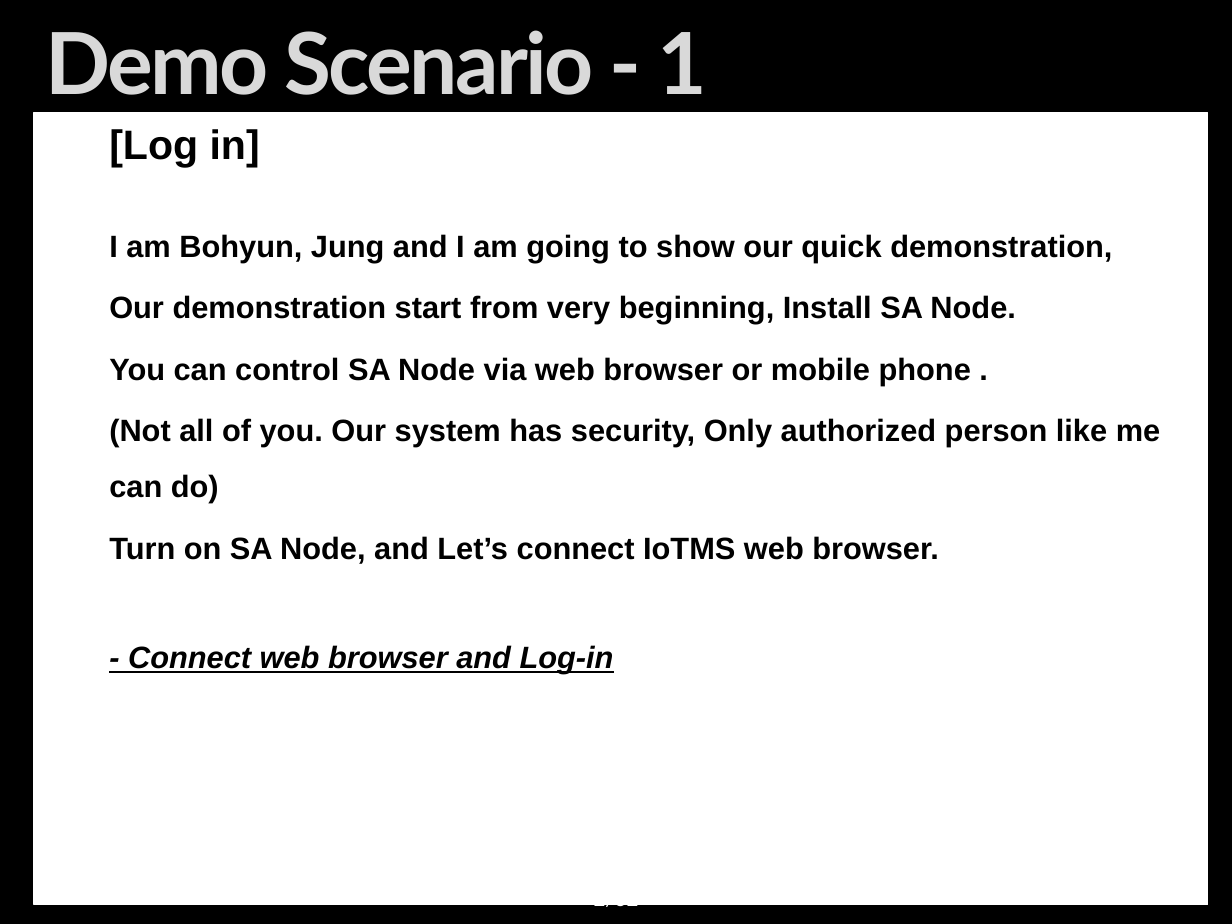
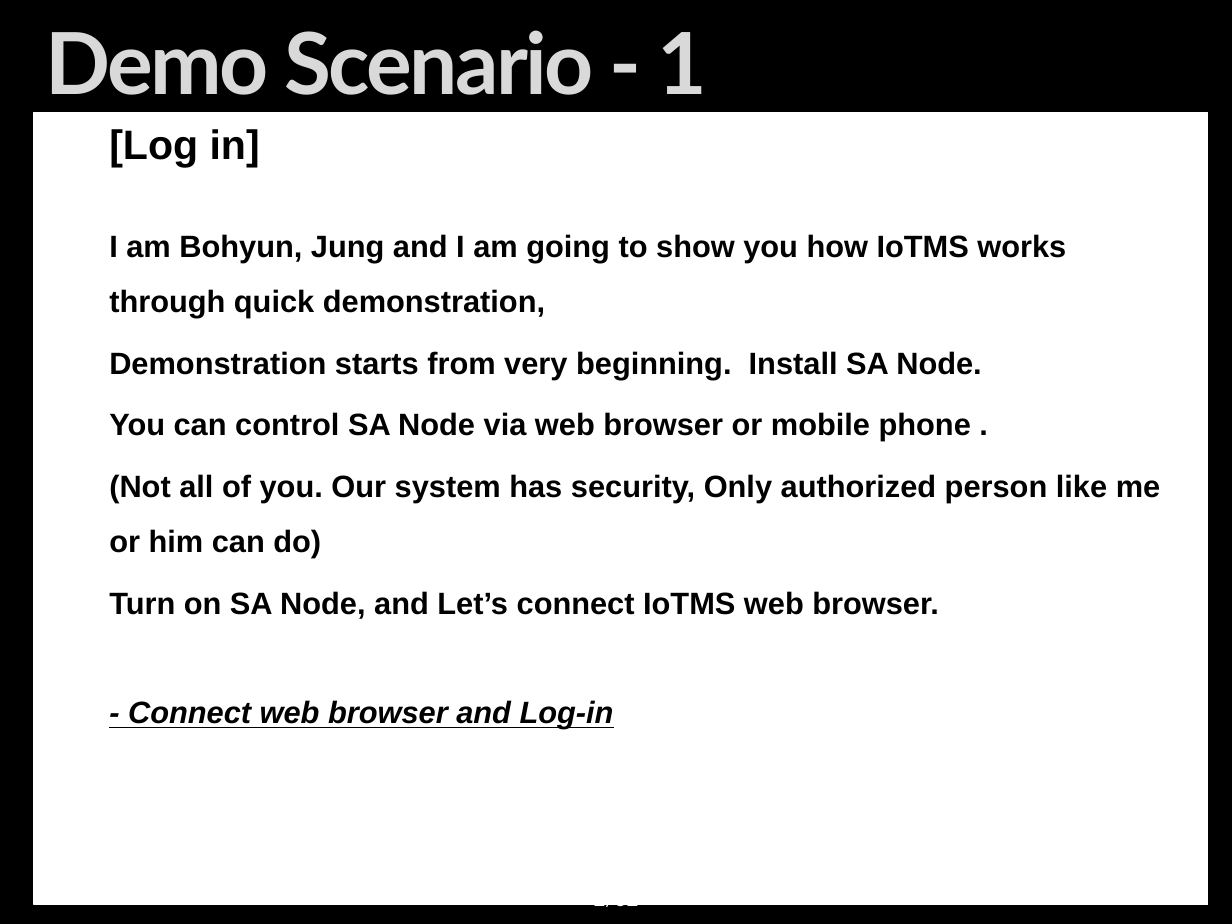
Before and after one commit to youkkwon/smarthome, a slide deck: slide 2 of doc/Demo_0626_0315.pptx. Drawn at 1232x924 pixels with LibreOffice and Linux fonts; fonts in the diff are those of the drawing; background and template pictures are left out. Boxes give left, top, right and bottom in pixels: in the first picture for what was removed or moved away, otherwise in the second. Text is boxed around its words. In the diff, an @@ line names an element or a change of style, - is before the commit and + after.

Commit message:
update Demo scenario

```diff
--- a/doc/Demo_0626_0315.pptx
+++ b/doc/Demo_0626_0315.pptx
@@ text at (109,234,1066,379): text changed @@
-I am Bohyun, Jung and I am going to show our quick demonstration,
-Our demonstration start from very beginning, Install SA Node.
+I am Bohyun, Jung and I am going to show you how IoTMS works through quick demonstration,
+Demonstration starts from very beginning. Install SA Node.
@@ text at (109,474,1161,558): text changed @@
-(Not all of you. Our system has security, Only authorized person like me can do)
+(Not all of you. Our system has security, Only authorized person like me or him can do)
```
Also in this commit, not shown: 1 other slide changed.
